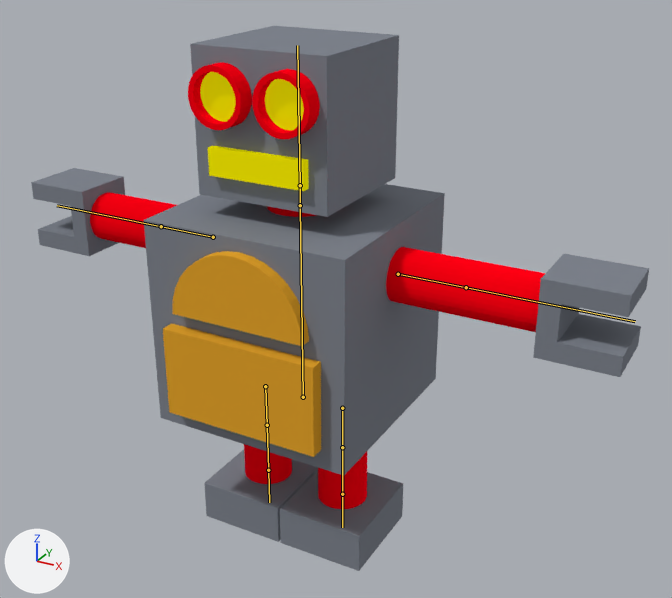
Before and after pictures for a commit that changed the Blender file externalAssets/units/robotUnit/robot.blend.
One viewpoint serves both versions: a 50 mm camera at (12.6, -20.9, 18.2) aimed at (-1.3, 4.4, 5.6). The axes (+X, +Y, +Z) are drawn at lower left. The lights are the same throughout. The bones that bend it are drawn over the model as lines.

Objects in the first picture: 'Robot'.
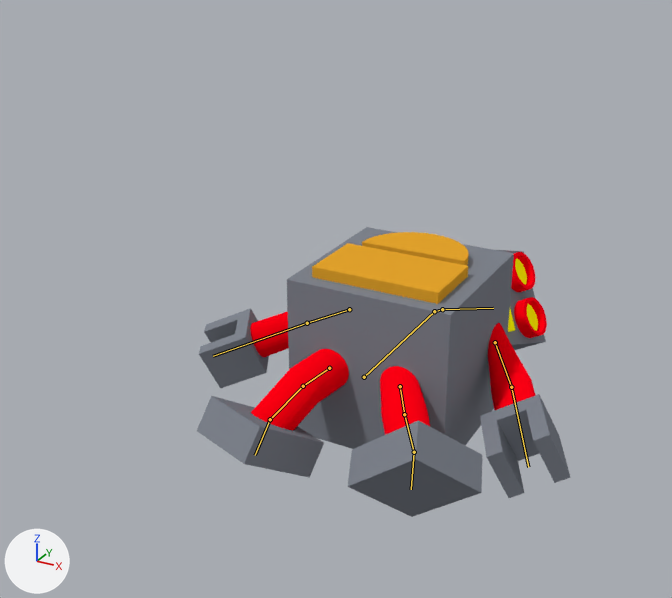
The newer file adds an action. The first version stands in its rest pose; the second is drawn at frame 13 of the action 'Death.001'.

Where the change shows, as pixel boxes [x1, y1, x2, y2] in the pictures (672 x 598 px):
'Robot', posed (39% narrower, 47% shorter)
    before: [31, 26, 649, 571]
    after: [197, 227, 571, 517]
bone 'body', root to tip
    before: (303, 397) to (300, 205)
    after: (364, 377) to (434, 311)
bone 'neck', root to tip
    before: (300, 205) to (300, 185)
    after: (434, 311) to (442, 309)
bone 'head', root to tip
    before: (300, 185) to (297, 45)
    after: (442, 309) to (493, 308)
bone 'upperArm.L', root to tip
    before: (398, 274) to (466, 287)
    after: (495, 342) to (511, 387)
bone 'lowerArm.L', root to tip
    before: (466, 287) to (635, 321)
    after: (511, 387) to (528, 467)
bone 'thigh.L', root to tip
    before: (342, 408) to (342, 447)
    after: (400, 386) to (404, 414)
bone 'calf.L', root to tip
    before: (342, 447) to (342, 494)
    after: (404, 414) to (414, 452)
bone 'foot.L', root to tip
    before: (342, 494) to (342, 527)
    after: (414, 452) to (411, 489)
bone 'upperArm.R', root to tip
    before: (213, 237) to (161, 226)
    after: (349, 309) to (307, 323)
bone 'lowerArm.R', root to tip
    before: (161, 226) to (57, 205)
    after: (307, 323) to (213, 356)
bone 'thigh.R', root to tip
    before: (265, 386) to (267, 425)
    after: (329, 368) to (303, 386)
bone 'calf.R', root to tip
    before: (267, 425) to (268, 470)
    after: (303, 386) to (270, 419)
bone 'foot.R', root to tip
    before: (268, 470) to (269, 502)
    after: (270, 419) to (255, 455)

What the commit changed:
Bone 'body' (bone_body) moves from (0.0, 0.0, 0.0) to (0.0, -1.23, -4.03).
Bone 'body' (bone_body) turns from (0, 0, 0) to (-89, 0, 0) degrees about its own x, y and z.
Bone 'neck' (bone_neck) turns from (0, 0, 0) to (-12, -1, -13) degrees about its own x, y and z.
Bone 'head' (bone_head) turns from (0, 0, 0) to (-9, 59, -11) degrees about its own x, y and z.
Bone 'upperArm.L' (bone_upperarm_l) turns from (0, 0, 0) to (-53, 35, 2) degrees about its own x, y and z.
Bone 'lowerArm.L' (bone_lowerarm_l) turns from (0, 0, 0) to (-7, 9, -26) degrees about its own x, y and z.
Bone 'thigh.L' (bone_thigh_l) turns from (0, 0, 0) to (-32, -14, -6) degrees about its own x, y and z.
Bone 'calf.L' (bone_calf_l) turns from (0, 0, 0) to (-2, 10, -3) degrees about its own x, y and z.
Bone 'foot.L' (bone_foot_l) turns from (0, 0, 0) to (24, -41, -2) degrees about its own x, y and z.
Bone 'upperArm.R' (bone_upperarm_r) turns from (0, 0, 0) to (37, -48, -43) degrees about its own x, y and z.
Bone 'lowerArm.R' (bone_lowerarm_r) turns from (0, 0, 0) to (-11, 39, -12) degrees about its own x, y and z.
Bone 'thigh.R' (bone_thigh_r) turns from (0, 0, 0) to (12, 8, -4) degrees about its own x, y and z.
Bone 'calf.R' (bone_calf_r) turns from (0, 0, 0) to (17, -7, 2) degrees about its own x, y and z.
Bone 'foot.R' (bone_foot_r) turns from (0, 0, 0) to (35, 5, 5) degrees about its own x, y and z.
